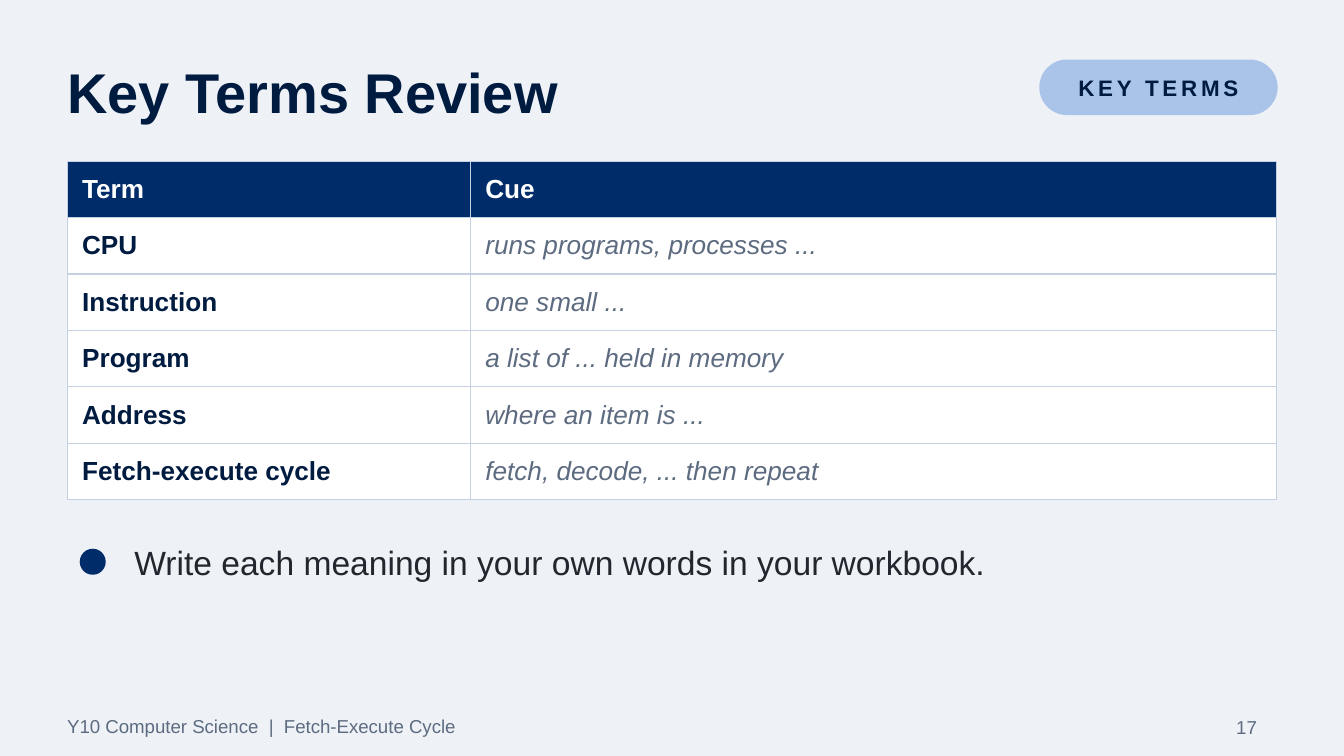
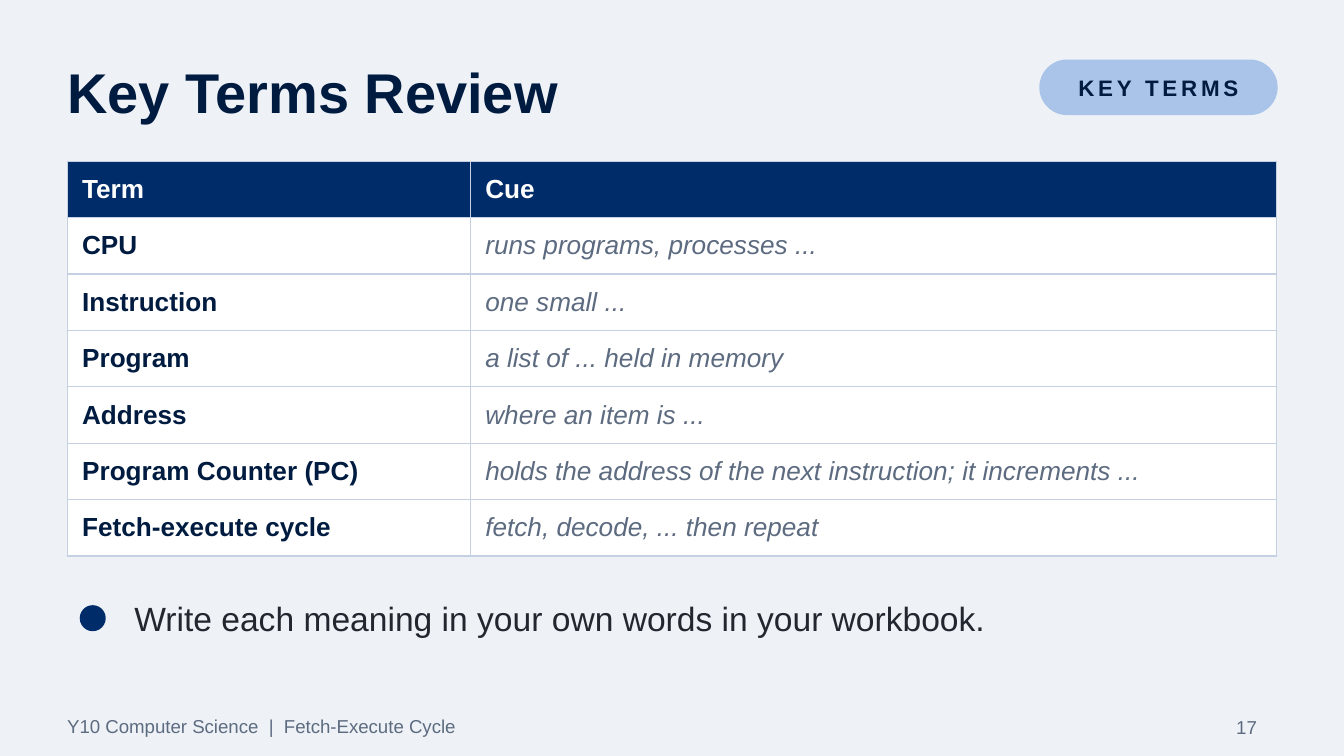
Before and after one commit to Dr-Hughes/Teaching-Materials, a slide deck: slide 17 of computer-science/gcse/y10-systems-architecture-the-fetch-execute-cycle/y10-fetch-execute-cycle.pptx. Drawn at 1344x756 pixels with LibreOffice and Linux fonts; fonts in the diff are those of the drawing. Boxes give left, top, right and bottom in pixels: in the first picture for what was removed or moved away, otherwise in the second. Text is boxed around its words. In the diff, an @@ line names an element or a change of style, - is before the commit and + after.

```diff
--- a/computer-science/gcse/y10-systems-architecture-the-fetch-execute-cycle/y10-fetch-execute-cycle.pptx
+++ b/computer-science/gcse/y10-systems-architecture-the-fetch-execute-cycle/y10-fetch-execute-cycle.pptx
@@ table at (67,161,1277,556) @@
+row 6: Program Counter (PC) | holds the address of the next instruction; it increments ...
@@ text "Write each meaning in your ...": place and size @@
-text "Write each meaning in your ..." at (134,550,985,581)
+text "Write each meaning in your ..." at (134,606,985,637)
@@ ellipse: place and size @@
-ellipse at (81,550,105,574)
+ellipse at (81,606,105,630)
```
Also in this commit, not shown: 15 other slides changed, 5 slides added, 5 slides removed, 41 other files.
